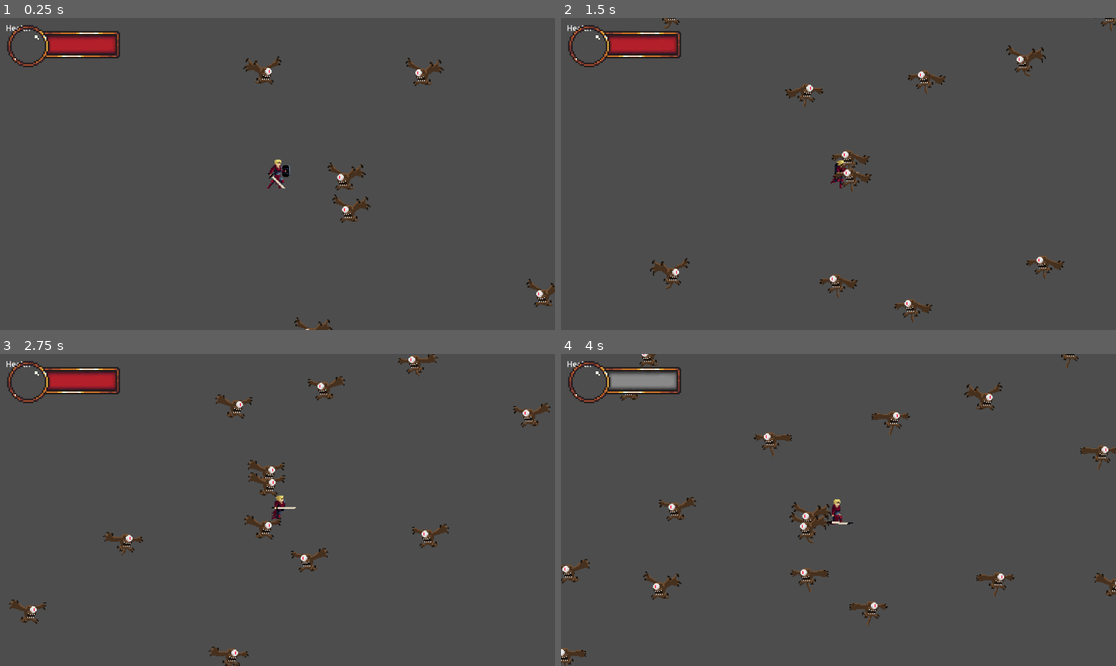
Above: before the commit, frames 1-4 (two rows, left to right).
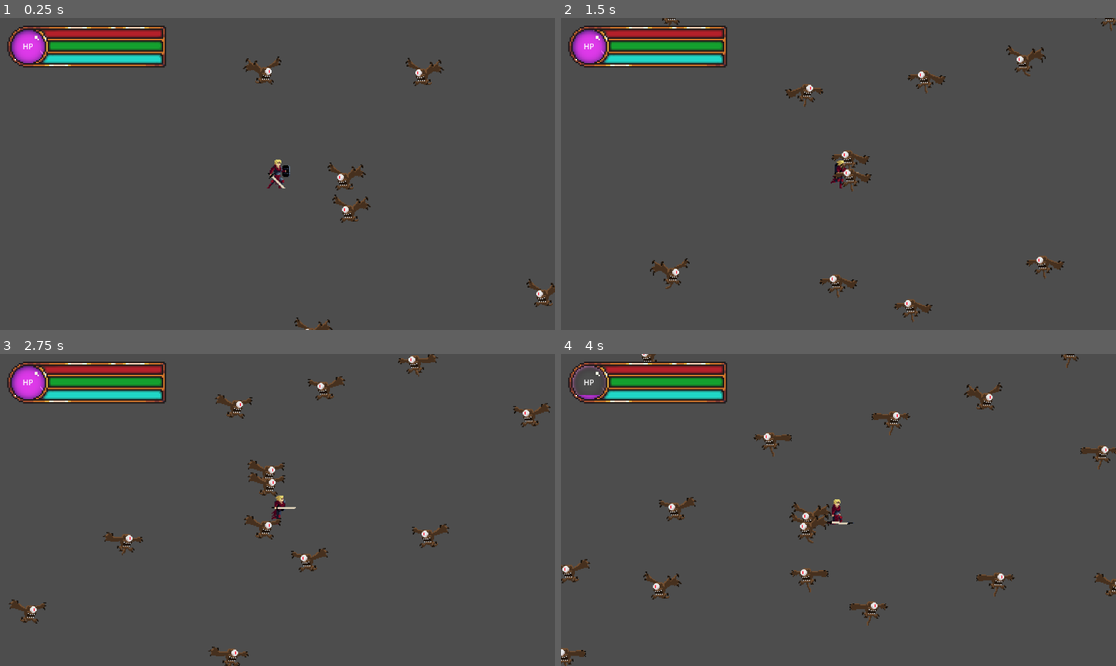
Above: after the commit, the same moments.

Repository: PolyBytes/Jame-Gam-39
Game: Godot game, scene res://Levels/Prototyping.tscn
Two runs of this game, one before a commit and one after it. Both use one fixed random seed, a clock stepped at 60 frames per second and the inputs below.
Inputs (mouse positions are in pixels of both pictures, inside the frame that each line leads up to):
- Up to frame 1 (0.25 s): no input
- Up to frame 2 (1.5 s): move the mouse to (960, 158) at 0.52 s; hold D (move_right) 0.53-1.28 s; click (960, 158) at 0.6 s; move the mouse to (727, 189) at 1.27 s; hold S (move_down) from 1.28 s (still down); tap Space (dodge_roll) at 1.35 s
- Up to frame 3 (2.75 s): move the mouse to (333, 441) at 2.02 s; release S (move_down) at 2.03 s; hold D (move_right) from 2.03 s (still down); click (333, 441) at 2.1 s
- Up to frame 4 (4 s): move the mouse to (810, 572) at 2.77 s; release D (move_right) at 2.78 s; hold W (move_up) 2.78-3.53 s; tap Space (dodge_roll) at 2.85 s; move the mouse to (1005, 556) at 3.52 s; hold A (move_left) from 3.53 s (still down); click (1005, 556) at 3.6 s

The runs differ from the first frame. In frame 1, 3.5% of the frame differs, in the area x 1-30%, y 2-16%; in frame 2, 3.5%; in frame 3, 3.5%; in frame 4, 3.1%.

Commit message:
Implemented New Health Bar
- Added new sprites created by Dev.
- Implemented custom liquid pixel 2D shader for the health bauble.
   - Color palette by MagCoin: https://lospec.com/palette-list/submerged-chimera
   - Shader by Abyssky: https://godotshaders.com/shader/%E6%B6%B2%E4%BD%93%E8%BF%9B%E5%BA%A6%E6%9D%A1%E5%83%8F%E7%B4%A0%E7%89%88-2d-pixel-liquid-fill-inside-sphere/
- Created custom shader for draining the three bars which represent the rose power up time remaining.

Diff:
--- a/Autoloads/SpawnManager.gd
+++ b/Autoloads/SpawnManager.gd
@@ -10,7 +10,7 @@
 	scene_root = get_tree().root.get_child(0)
 	spawn_wave()
 
-func _process(delta):
+func _process(_delta):
 	if Input.is_action_just_pressed("dodge_roll"):
 		spawn_wave()
 
--- a/Enemies/Base/Enemy.gd
+++ b/Enemies/Base/Enemy.gd
@@ -1,9 +1,10 @@
 class_name Enemy extends Area2D
 
+@export var attack_damage: float = 5
+@export var movement_speed: float = 30
+@export var is_alive: bool = true
 @export var max_health: int = 10
 var health: int = max_health
-
-@export var is_alive: bool = true
 
 func take_damage(damage_amount: int):
 	health = clampi(health - damage_amount, 0, max_health)
--- a/Enemies/Flying-Eye/FlyingEye.gd
+++ b/Enemies/Flying-Eye/FlyingEye.gd
@@ -6,9 +6,7 @@
 
 @export var attack_can_hit: bool = false
 var attack_distance: float = 23
-var attack_damage: float = 5
 
-var movement_speed: float = 30
 var too_close_distance: float = 20
 var min_sprite_orientation_distance: float = 0
 var velocity: Vector2 = Vector2.ZERO
@@ -17,14 +15,14 @@
 
 func _ready():
 	target_player = get_tree().get_first_node_in_group("player")
+	animation_state.travel("idle")
 
 func _process(delta):
-	if not is_alive:
-		if animation_state.get_current_node() != "death":
-			animation_state.travel("death")
-	else:
+	if is_alive:
 		handle_player_targeting(delta)
 		handle_attacking()
+	elif animation_state.get_current_node() != "death":
+		animation_state.travel("death")
 
 func handle_player_targeting(delta: float):
 	if not target_player:
--- a/Enemies/Flying-Eye/FlyingEye.tscn
+++ b/Enemies/Flying-Eye/FlyingEye.tscn
@@ -115,9 +115,6 @@
 [sub_resource type="AnimationNodeAnimation" id="AnimationNodeAnimation_k6jgb"]
 animation = &"take_damage"
 
-[sub_resource type="AnimationNodeStateMachineTransition" id="AnimationNodeStateMachineTransition_3165y"]
-advance_mode = 2
-
 [sub_resource type="AnimationNodeStateMachineTransition" id="AnimationNodeStateMachineTransition_ndbyi"]
 
 [sub_resource type="AnimationNodeStateMachineTransition" id="AnimationNodeStateMachineTransition_qwtsr"]
@@ -138,6 +135,8 @@
 
 [sub_resource type="AnimationNodeStateMachineTransition" id="AnimationNodeStateMachineTransition_ogt2h"]
 
+[sub_resource type="AnimationNodeStateMachineTransition" id="AnimationNodeStateMachineTransition_rk75s"]
+
 [sub_resource type="AnimationNodeStateMachine" id="AnimationNodeStateMachine_6cvl2"]
 states/End/position = Vector2(782, 171)
 states/Start/position = Vector2(507, 80)
@@ -149,12 +148,13 @@
 states/idle/position = Vector2(507, 171)
 states/take_damage/node = SubResource("AnimationNodeAnimation_k6jgb")
 states/take_damage/position = Vector2(642, 274)
-transitions = ["Start", "idle", SubResource("AnimationNodeStateMachineTransition_3165y"), "idle", "death", SubResource("AnimationNodeStateMachineTransition_ndbyi"), "idle", "attack", SubResource("AnimationNodeStateMachineTransition_qwtsr"), "idle", "take_damage", SubResource("AnimationNodeStateMachineTransition_u7bb0"), "attack", "take_damage", SubResource("AnimationNodeStateMachineTransition_brq14"), "attack", "idle", SubResource("AnimationNodeStateMachineTransition_su5ju"), "take_damage", "idle", SubResource("AnimationNodeStateMachineTransition_py42s"), "attack", "death", SubResource("AnimationNodeStateMachineTransition_rc3v4"), "take_damage", "death", SubResource("AnimationNodeStateMachineTransition_ogt2h")]
+transitions = ["idle", "death", SubResource("AnimationNodeStateMachineTransition_ndbyi"), "idle", "attack", SubResource("AnimationNodeStateMachineTransition_qwtsr"), "idle", "take_damage", SubResource("AnimationNodeStateMachineTransition_u7bb0"), "attack", "take_damage", SubResource("AnimationNodeStateMachineTransition_brq14"), "attack", "idle", SubResource("AnimationNodeStateMachineTransition_su5ju"), "take_damage", "idle", SubResource("AnimationNodeStateMachineTransition_py42s"), "attack", "death", SubResource("AnimationNodeStateMachineTransition_rc3v4"), "take_damage", "death", SubResource("AnimationNodeStateMachineTransition_ogt2h"), "Start", "idle", SubResource("AnimationNodeStateMachineTransition_rk75s")]
 graph_offset = Vector2(171, 66)
 
 [node name="FlyingEye" type="Area2D"]
 z_index = 4
 script = ExtResource("1_osiu1")
+attack_can_hit = null
 
 [node name="CollisionShape2D" type="CollisionShape2D" parent="."]
 position = Vector2(-2.5, -6.5)
@@ -166,7 +166,6 @@
 texture = ExtResource("1_nul23")
 hframes = 8
 vframes = 4
-frame = 2
 metadata/_edit_lock_ = true
 
 [node name="AnimationPlayer" type="AnimationPlayer" parent="."]
--- /dev/null
+++ b/Enemies/Skeleton/Skeleton.tscn
@@ -0,0 +1,11 @@
+[gd_scene load_steps=3 format=3 uid="uid://6w2q3x7t0pp1"]
+
+[ext_resource type="Script" path="res://Enemies/Base/Enemy.gd" id="1_i4cwr"]
+
+[sub_resource type="RectangleShape2D" id="RectangleShape2D_o3qsu"]
+
+[node name="Skeleton" type="Area2D"]
+script = ExtResource("1_i4cwr")
+
+[node name="CollisionShape2D" type="CollisionShape2D" parent="."]
+shape = SubResource("RectangleShape2D_o3qsu")
--- a/Player/HUD.gd
+++ /dev/null
@@ -1,9 +0,0 @@
-extends Control
-
-var health_bar_percent: int
-
-func _ready():
-	health_bar_percent = %HealthValue.value
-
-func _on_player_health_changed(new_health, max_health):
-	%HealthValue.value = (new_health as float / max_health) * health_bar_percent
--- a/Player/HUD.tscn
+++ /dev/null
@@ -1,41 +0,0 @@
-[gd_scene load_steps=5 format=3 uid="uid://b3kfblmkpt121"]
-
-[ext_resource type="Script" path="res://Player/HUD.gd" id="1_u4wss"]
-[ext_resource type="Texture2D" uid="uid://ca5rfh2cl1ruc" path="res://Player/under.png" id="2_1kpxq"]
-[ext_resource type="Texture2D" uid="uid://coo4iejre0yc5" path="res://Player/over.png" id="3_msn6f"]
-[ext_resource type="Texture2D" uid="uid://vwegu1ily8iq" path="res://Player/progress.png" id="4_j63tp"]
-
-[node name="Hud" type="Control"]
-layout_mode = 3
-anchors_preset = 15
-anchor_right = 1.0
-anchor_bottom = 1.0
-grow_horizontal = 2
-grow_vertical = 2
-script = ExtResource("1_u4wss")
-
-[node name="HealthBar" type="Control" parent="."]
-anchors_preset = 0
-offset_left = 9.0
-offset_top = 9.0
-offset_right = 9.0
-offset_bottom = 9.0
-
-[node name="Label" type="Label" parent="HealthBar"]
-layout_mode = 0
-offset_left = 3.0
-offset_right = 55.0
-offset_bottom = 23.0
-theme_override_font_sizes/font_size = 16
-text = "Health"
-
-[node name="HealthValue" type="TextureProgressBar" parent="HealthBar"]
-unique_name_in_owner = true
-layout_mode = 0
-offset_right = 40.0
-offset_bottom = 40.0
-scale = Vector2(3, 3)
-value = 100.0
-texture_under = ExtResource("2_1kpxq")
-texture_over = ExtResource("3_msn6f")
-texture_progress = ExtResource("4_j63tp")
--- /dev/null
+++ b/Player/HUD/HUD.gd
@@ -0,0 +1,19 @@
+extends Control
+
+var target_health_percentage: float = 1
+var current_health_percentage: float = 1
+var health_lerp_speed: float = 2
+
+func _ready():
+	%HealthBauble.material.set_shader_parameter("fill_per", current_health_percentage)
+
+func _process(delta):
+	if not is_equal_approx(current_health_percentage, target_health_percentage):
+		current_health_percentage = lerpf(current_health_percentage, target_health_percentage, health_lerp_speed * delta)
+		%HealthBauble.material.set_shader_parameter("fill_per", current_health_percentage)
+	else:
+		set_process(false)
+
+func _on_player_health_changed(new_health, max_health):
+	target_health_percentage = new_health as float / max_health
+	set_process(true)
--- /dev/null
+++ b/Player/HUD/HUD.tscn
@@ -0,0 +1,124 @@
+[gd_scene load_steps=13 format=3 uid="uid://b3kfblmkpt121"]
+
+[ext_resource type="Script" path="res://Player/HUD/HUD.gd" id="1_qukus"]
+[ext_resource type="Shader" path="res://Player/HUD/Shaders/HealthBaublePixelShader.gdshader" id="2_15g5q"]
+[ext_resource type="Texture2D" uid="uid://bn8qcavg0ng3h" path="res://Player/HUD/Textures/HealthAmountSprite.png" id="3_pvd1t"]
+[ext_resource type="Texture2D" uid="uid://coo4iejre0yc5" path="res://Player/HUD/Textures/frame.png" id="4_pbcio"]
+[ext_resource type="Shader" path="res://Player/HUD/Shaders/BarDrain.gdshader" id="5_kvivj"]
+[ext_resource type="Texture2D" uid="uid://bu20hpmgtcair" path="res://Player/HUD/Textures/Bar1.png" id="6_mks22"]
+[ext_resource type="Texture2D" uid="uid://ds34mqu23mt7m" path="res://Player/HUD/Textures/Bar2.png" id="7_oaeot"]
+[ext_resource type="Texture2D" uid="uid://x5uad1urdqxv" path="res://Player/HUD/Textures/Bar3.png" id="8_luqps"]
+
+[sub_resource type="ShaderMaterial" id="ShaderMaterial_irgj6"]
+shader = ExtResource("2_15g5q")
+shader_parameter/backFillColour = Color(0.52549, 0.137255, 0.682353, 1)
+shader_parameter/frontFillInnerColour = Color(0.870588, 0.223529, 0.913725, 1)
+shader_parameter/frontFillOuterColour = Color(0.180392, 0.117647, 0.360784, 1)
+shader_parameter/ringColour = Color(0.0705882, 0.0588235, 0.156863, 1)
+shader_parameter/fresnelColour = Color(0.968627, 0.572549, 0.894118, 1)
+shader_parameter/innerRingGlowColour = Color(0, 0, 0, 1)
+shader_parameter/fillcolour = Color(1, 1, 1, 1)
+shader_parameter/ringWidth = 0.0
+shader_parameter/innerCircleRadiusOffset = 0.0
+shader_parameter/fill_per = 1.0
+shader_parameter/resolution = 20.0
+
+[sub_resource type="ShaderMaterial" id="ShaderMaterial_xds1v"]
+shader = ExtResource("5_kvivj")
+shader_parameter/percentage = 1.0
+
+[sub_resource type="ShaderMaterial" id="ShaderMaterial_0i1og"]
+shader = ExtResource("5_kvivj")
+shader_parameter/percentage = 1.0
+
+[sub_resource type="ShaderMaterial" id="ShaderMaterial_yy1jw"]
+shader = ExtResource("5_kvivj")
+shader_parameter/percentage = 1.0
+
+[node name="Hud" type="Control"]
+layout_mode = 3
+anchors_preset = 15
+anchor_right = 1.0
+anchor_bottom = 1.0
+offset_top = 1.0
+offset_bottom = 1.0
+grow_horizontal = 2
+grow_vertical = 2
+script = ExtResource("1_qukus")
+metadata/_edit_lock_ = true
+
+[node name="HealthBar" type="Control" parent="."]
+anchors_preset = 0
+offset_left = 9.0
+offset_top = 9.0
+offset_right = 9.0
+offset_bottom = 9.0
+metadata/_edit_lock_ = true
+
+[node name="HealthBauble" type="TextureRect" parent="HealthBar"]
+unique_name_in_owner = true
+material = SubResource("ShaderMaterial_irgj6")
+layout_mode = 0
+offset_left = 12.0
+offset_top = 12.0
+offset_right = 52.0
+offset_bottom = 52.0
+scale = Vector2(1.925, 1.925)
+texture = ExtResource("3_pvd1t")
+metadata/_edit_lock_ = true
+
+[node name="Frame" type="TextureRect" parent="HealthBar"]
+layout_mode = 0
+offset_right = 376.0
+offset_bottom = 96.0
+texture = ExtResource("4_pbcio")
+expand_mode = 2
+stretch_mode = 4
+metadata/_edit_lock_ = true
+
+[node name="HP" type="Label" parent="HealthBar"]
+layout_mode = 0
+offset_left = 38.0
+offset_top = 37.0
+offset_right = 60.0
+offset_bottom = 60.0
+theme_override_font_sizes/font_size = 16
+text = "HP
+"
+metadata/_edit_lock_ = true
+
+[node name="Bar1" type="TextureRect" parent="HealthBar"]
+material = SubResource("ShaderMaterial_xds1v")
+layout_mode = 0
+offset_left = 78.0
+offset_top = 15.0
+offset_right = 161.0
+offset_bottom = 20.0
+scale = Vector2(3, 3)
+texture = ExtResource("6_mks22")
+stretch_mode = 4
+metadata/_edit_lock_ = true
+
+[node name="Bar2" type="TextureRect" parent="HealthBar"]
+material = SubResource("ShaderMaterial_0i1og")
+layout_mode = 0
+offset_left = 93.0
+offset_top = 39.0
+offset_right = 176.0
+offset_bottom = 45.0
+scale = Vector2(3, 3)
+texture = ExtResource("7_oaeot")
+stretch_mode = 4
+metadata/_edit_lock_ = true
+
+[node name="Bar3" type="TextureRect" parent="HealthBar"]
+material = SubResource("ShaderMaterial_yy1jw")
+layout_mode = 0
+offset_left = 78.0
+offset_top = 66.0
+offset_right = 161.0
+offset_bottom = 72.0
+scale = Vector2(3, 3)
+texture = ExtResource("8_luqps")
+stretch_mode = 4
+metadata/_edit_lock_ = true
--- /dev/null
+++ b/Player/HUD/Shaders/BarDrain.gdshader
@@ -0,0 +1,12 @@
+shader_type canvas_item;
+
+uniform float percentage : hint_range(0.0, 1.0) = 1.0;
+
+void fragment() {
+	COLOR = texture(TEXTURE, UV);
+
+	if(UV.x > percentage)
+	{
+		COLOR.a = 0.0;
+	}
+}
--- /dev/null
+++ b/Player/HUD/Shaders/HealthBaublePixelShader.gdshader
@@ -0,0 +1,201 @@
+shader_type canvas_item;
+
+// Thanks to https://godotshaders.com/author/abyssky/ for making this awesome shader!
+// Shader Direct Link: https://godotshaders.com/shader/%E6%B6%B2%E4%BD%93%E8%BF%9B%E5%BA%A6%E6%9D%A1%E5%83%8F%E7%B4%A0%E7%89%88-2d-pixel-liquid-fill-inside-sphere/
+
+uniform vec3 backFillColour : source_color = vec3(0.62,1.00,1.00);
+uniform vec3 frontFillInnerColour : source_color = vec3(0.35,1.00,1.00);
+uniform vec3 frontFillOuterColour : source_color = vec3(0.00,0.35,1.00);
+uniform vec3 ringColour : source_color = vec3(0.00,0.16,0.13);
+uniform vec3 fresnelColour : source_color = vec3(0.00,0.88,1.00);
+uniform vec3 innerRingGlowColour : source_color = vec3(0.00,1.00,1.00);
+uniform vec4 fillcolour : source_color = vec4(1);
+uniform float ringWidth = 0.15;
+uniform float innerCircleRadiusOffset = 0.0;
+uniform float fill_per : hint_range(0.0, 1.0) = 1.0;
+
+uniform float resolution = 16.0;
+
+float sdArc(in vec2 p, in vec2 sc, in float ra, float rb)
+{
+	p.x = abs(p.x);
+	return ((sc.y*p.x>sc.x*p.y) ? length(p-sc*ra) : abs(length(p)-ra)) - rb;
+}
+
+mat2 Get2DRotationMatrix(float angle) {
+	float c = cos(angle);
+	float s = sin(angle);
+	vec2 V1 = vec2(c, -s);
+	vec2 V2 = vec2(s, c);
+	return mat2(V1,V2);
+}
+
+void fragment() {
+	vec2 pixel_uv = round(UV * resolution*2.0-resolution) / resolution;
+	vec2 uv = ((pixel_uv / -0.48)) + vec2(1.038,1.038);
+	vec2 normalizedCenteredUV = ((FRAGCOORD.xy / SCREEN_PIXEL_SIZE.xy) - 0.5) * 2.0;
+
+	float circleSDF = length(pixel_uv);
+
+	float oneMinusRingWidth = 1.0 - ringWidth;
+
+	float circleA = step(circleSDF, 1.0);
+	float circleB = step(circleSDF, oneMinusRingWidth);
+
+	float ring = circleA - circleB;
+
+	float fillMaskCircle = step(circleSDF, oneMinusRingWidth - innerCircleRadiusOffset);
+
+	float ringGlowCircleSDF = circleSDF - 1.0;
+	const float innerRingGlowRadiusOffset = 0.15;
+
+	float innerRingGlow = ringGlowCircleSDF + innerRingGlowRadiusOffset;
+	float outerRingGlow = ringGlowCircleSDF;
+
+	const float outerRingGlowWidth = 0.01;
+	float outerRingGlowPower = 0.8;
+
+	const float innerRingGlowWidth = 0.01;
+	const float innerRingGlowPower = 1.2;
+
+	const float outerRingGlowAnimation = 12.0;
+	const float outerRingGlowAnimationRange = 0.2;
+
+	innerRingGlow = pow(innerRingGlowWidth / innerRingGlow, innerRingGlowPower);
+	innerRingGlow = clamp(innerRingGlow - fillMaskCircle, 0.0, 1.0);
+
+	outerRingGlowPower += (sin(TIME * outerRingGlowAnimation) * outerRingGlowAnimationRange);
+
+	outerRingGlow = pow(outerRingGlowWidth / outerRingGlow, outerRingGlowPower);
+	outerRingGlow = clamp(outerRingGlow - fillMaskCircle, 0.0, 1.0);
+
+	const float fillAnimationFrequency = 4.0;
+	const float fillAnimationAmplitude = 0.05;
+
+	float fillAnimationPhase = TIME * fillAnimationFrequency;
+
+	float fillAnimation = sin(fillAnimationPhase) * fillAnimationAmplitude;
+
+	const float waveFrequency = 2.0;
+	const float waveAmplitude = 0.05;
+
+	const float waveAnimation = 2.0;
+
+	float frontWavePhase = (TIME * waveAnimation) + uv.x;
+	float backWavePhase = (TIME * -waveAnimation) + uv.x;
+
+	frontWavePhase *= waveFrequency;
+	backWavePhase *= waveFrequency;
+
+	const float backWavesPhaseOffset = PI;
+
+	float frontWaves = sin(frontWavePhase) * waveAmplitude;
+	float backWaves = sin(backWavePhase + backWavesPhaseOffset) * waveAmplitude;
+
+	float verticalBand = sin(uv.x + (PI * 0.5)) - 0.3;
+	verticalBand = smoothstep(0.1, 0.9, verticalBand);
+
+	const float animatedVerticalBandStrength = 0.125;
+	float animatedVerticalBand = verticalBand * animatedVerticalBandStrength;
+
+	animatedVerticalBand *= sin(TIME * fillAnimationFrequency);
+
+	frontWaves += animatedVerticalBand;
+	backWaves -= animatedVerticalBand;
+
+	fillAnimation *= verticalBand;
+
+	float fillProgressAnimationFrequency = 1.0;
+	float fillProgressAnimationAmplitude = 0.1;
+
+	float fillProgress = fill_per*4.0-1.0;
+	fillProgress += sin((TIME * fillProgressAnimationFrequency) * PI) * fillProgressAnimationAmplitude;
+
+	float frontFill = step(uv.y, (fillAnimation + frontWaves) + fillProgress);
+	float backFill = step(uv.y, (-fillAnimation + backWaves) + fillProgress);
+
+	frontFill *= fillMaskCircle;
+	backFill *= fillMaskCircle;
+
+	backFill = clamp(backFill - frontFill, 0.0, 1.0);
+
+	float fillMask = 1.0 - (frontFill + backFill);
+	fillMask *= fillMaskCircle;
+
+	float fill = frontFill + backFill;
+
+	const float fresnelOffset = 0.01;
+	float fresnel = (circleSDF + fresnelOffset) * fillMask;
+
+	const float fresnelPower = 5.0;
+	fresnel = clamp(pow(fresnel, fresnelPower), 0.0, 1.0);
+
+	const float frontFillFresnelPower = 5.0;
+	const float frontFillFresnelOffset = 0.02;
+
+	float frontFillFresnel = (circleSDF + frontFillFresnelOffset) * (1.0 - fillMask);
+	frontFillFresnel = clamp(pow(frontFillFresnel, frontFillFresnelPower), 0.0, 1.0);
+
+	float specularArcAngle1 = radians(15.0);
+	float specularArcAngle2 = radians(2.0);
+
+	float specularArcRotation1 = radians(60.0);
+	float specularArcRotation2 = radians(28.0);
+
+	vec2 specularArcSC1 = vec2(sin(specularArcAngle1), cos(specularArcAngle1));
+	vec2 specularArcSC2 = vec2(sin(specularArcAngle2), cos(specularArcAngle2));
+
+	const float specularArcOffset = 0.35;
+	const float specularArcWidth = 0.07;
+
+	vec2 specularArcUV1 = Get2DRotationMatrix(specularArcRotation1) * uv;
+	vec2 specularArcUV2 = Get2DRotationMatrix(specularArcRotation2) * uv;
+
+	float specularArc1 = sdArc(specularArcUV1, specularArcSC1, 1.0 - specularArcOffset, specularArcWidth);
+	float specularArc2 = sdArc(specularArcUV2, specularArcSC2, 1.0 - specularArcOffset, specularArcWidth);
+
+	specularArc1 = step(specularArc1, 0.0);
+	specularArc2 = step(specularArc2, 0.0);
+
+	const float specularStrength = 0.2;
+	float specular = specularArc1 + specularArc2;
+
+	specular *= specularStrength;
+
+	float mask = ring + fill + fresnel + specular;
+
+	vec3 frontFillColour = mix(frontFillInnerColour, frontFillOuterColour, frontFillFresnel);
+
+	const vec3 specularColour = vec3(1.0, 1.0, 0.9);
+	const vec3 outerRingGlowColour = vec3(1.0, 0.8, 0.1);
+	vec3 rgb =
+
+		(ring * ringColour) +
+
+		(innerRingGlow * innerRingGlowColour) +
+		(outerRingGlow * outerRingGlowColour) +
+
+
+		((frontFill * frontFillColour) +
+		(backFill * backFillColour))*fillcolour.rbg +
+		(fresnel * fresnelColour) +
+		(specular * specularColour);
+
+
+	const float backgroundGradientPower = 0.6;
+
+	float backgroundGradient = length(normalizedCenteredUV);
+
+	backgroundGradient = pow(backgroundGradient, backgroundGradientPower);
+	backgroundGradient = smoothstep(0.0, 1.0, backgroundGradient);
+	vec3 backgroundGradientInnerColour = vec3(0.13, 0.0, 0.4);
+	vec3 backgroundGradientOuterColour = vec3(0.0, 0.0, 0.0);
+	vec3 background = mix(backgroundGradientInnerColour, backgroundGradientOuterColour, backgroundGradient);
+
+	background = clamp(background - (fill + ring), 0.0, 1.0);
+	const float backgroundStrength = 0.65;    background *= backgroundStrength;
+
+	rgb += background;
+
+	COLOR = vec4(rgb, mask);
+}
--- a/Player/Player.tscn
+++ b/Player/Player.tscn
@@ -1,7 +1,7 @@
 [gd_scene load_steps=32 format=3 uid="uid://wtvoou0ci41m"]
 
 [ext_resource type="Script" path="res://Player/Player.gd" id="1_ojtx6"]
-[ext_resource type="PackedScene" uid="uid://b3kfblmkpt121" path="res://Player/HUD.tscn" id="2_b6hyq"]
+[ext_resource type="PackedScene" uid="uid://b3kfblmkpt121" path="res://Player/HUD/HUD.tscn" id="2_b6hyq"]
 [ext_resource type="Texture2D" uid="uid://d3k7sj3qdya0p" path="res://Player/Player-Sprite-Sheet.png" id="2_p5cep"]
 
 [sub_resource type="Animation" id="Animation_ndr3j"]
Binary file added: Player/HUD/Textures/Bar1.png
Not shown, added: Player/HUD/Textures/Bar1.png.import
Binary file added: Player/HUD/Textures/Bar2.png
Not shown, changed: Player/HUD/Textures/Bar2.png.import
Binary file added: Player/HUD/Textures/Bar3.png
Not shown, changed: Player/HUD/Textures/Bar3.png.import
Binary file added: Player/HUD/Textures/HealthAmountSprite.png
Not shown, changed: Player/HUD/Textures/HealthAmountSprite.png.import
Binary file added: Player/HUD/Textures/frame.png
Not shown, changed: Player/HUD/Textures/frame.png.import
Binary file removed: Player/over.png
Binary file removed: Player/particle.png
(and 2 more such lines)
